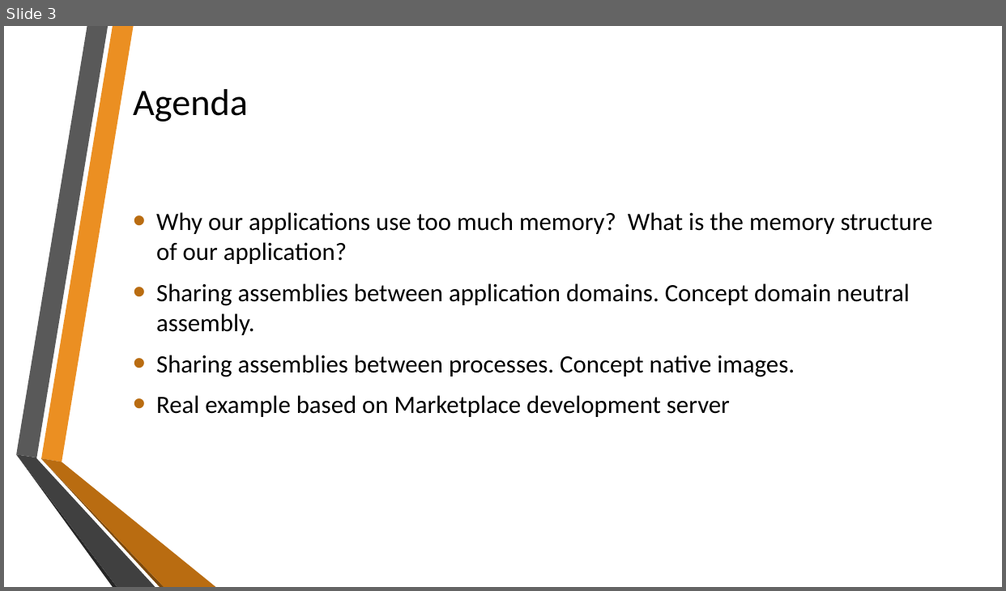
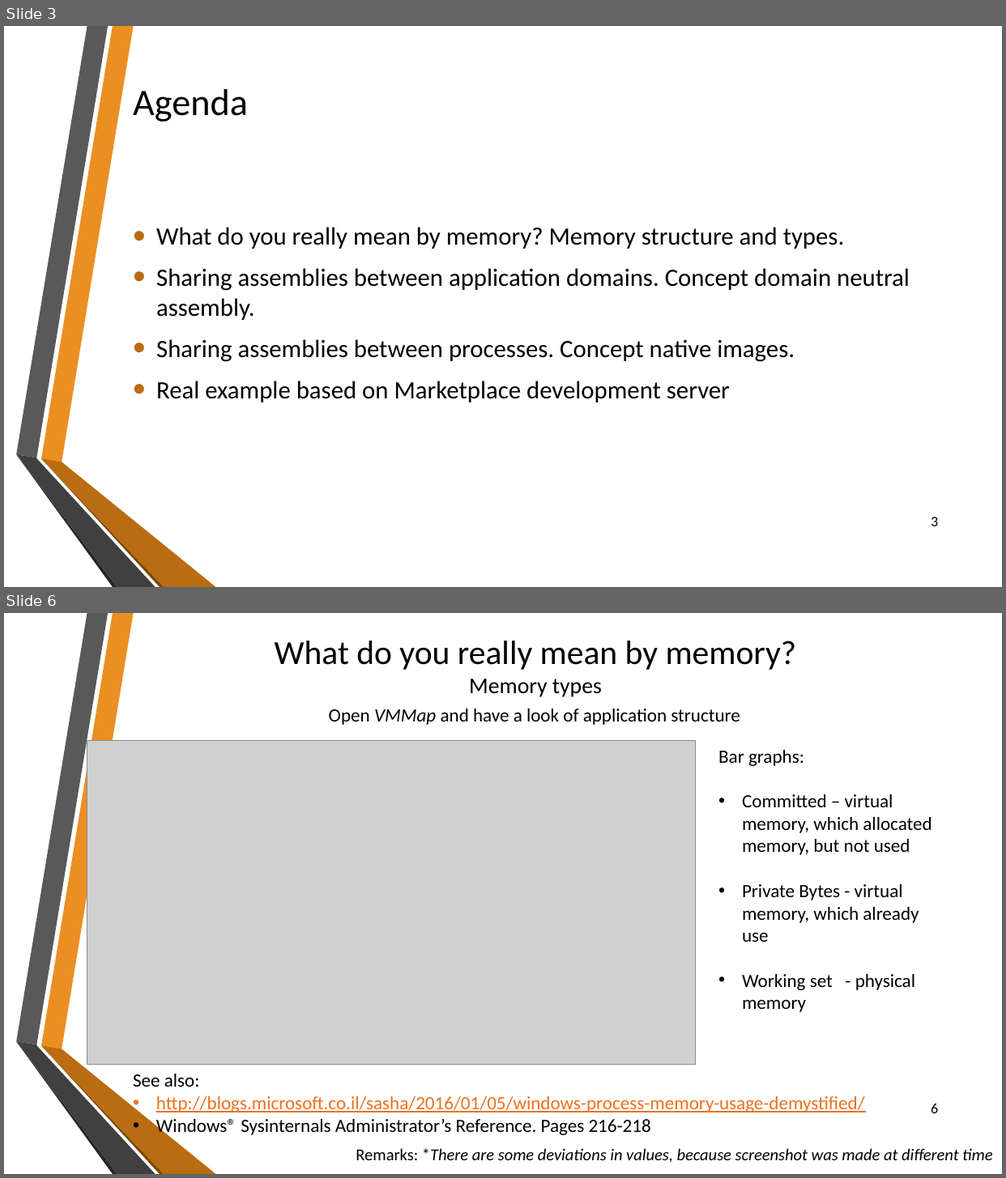
Before and after one commit to sflusov/IISSharingAssemblies, a slide deck: presentation/Sharing common assemblies.pptx. Shown one above the other, each under a label of ours: slide 3 before the commit, slides 3 and 6 after it; the slides between them are not shown. The pictures are 1006x591 and 1006x1178 pixels, drawn with LibreOffice and Linux fonts; fonts in the diff are those of the drawing; grey boxes stand for pictures; background and template pictures are left out. Boxes give left, top, right and bottom in pixels: in the first picture for what was removed or moved away, otherwise in the second. Text is boxed around its words. In the diff, an @@ line names an element or a change of style, - is before the commit and + after.

Commit message:
More details description of memory structure and types

```diff
--- a/presentation/Sharing common assemblies.pptx
+++ b/presentation/Sharing common assemblies.pptx
@@ slide 6 added at (4,613,1002,1174), background picture (left out); not listed: 6 template elements that a slide beside it also shows @@
@@ title added at (275,641,797,697), 32.4 pt, text #000000 @@
+What do you really mean by memory?
+Memory types
@@ text added at (329,709,739,725), 18 pt, text #000000 @@
+Open VMMap and have a look of application structure
@@ picture added at (87,740,696,1064) @@
@@ text added at (718,750,931,1012), 18 pt, text #000000 @@
+Bar graphs:
+• Committed – virtual memory, which allocated memory, but not used
+• Private Bytes - virtual memory, which already use
+• Working set - physical memory
@@ text added at (133,1074,865,1137), 18 pt, text #EC7220, underline @@
+See also:
+• http://blogs.microsoft.co.il/sasha/2016/01/05/windows-process-memory-usage-demystified/
+• Windows® Sysinternals Administrator’s Reference. Pages 216-218
@@ page number added at (931,1104,938,1114), 14 pt, text #000000 @@
+6
@@ text added at (356,1148,992,1163), 16 pt, text #000000, italic @@
+Remarks: *There are some deviations in values, because screenshot was made at different time
@@ slide 3 changed as well @@
@@ text at (156,227,845,249): text changed @@
-• Why our applications use too much memory? What is the memory structure of our application?
+• What do you really mean by memory? Memory structure and types.
@@ page number added at (931,517,938,527), 14 pt, text #000000 @@
+3
```
Also in this commit, not shown: 9 other slides changed, 2 other slides added, 1 slide removed.
